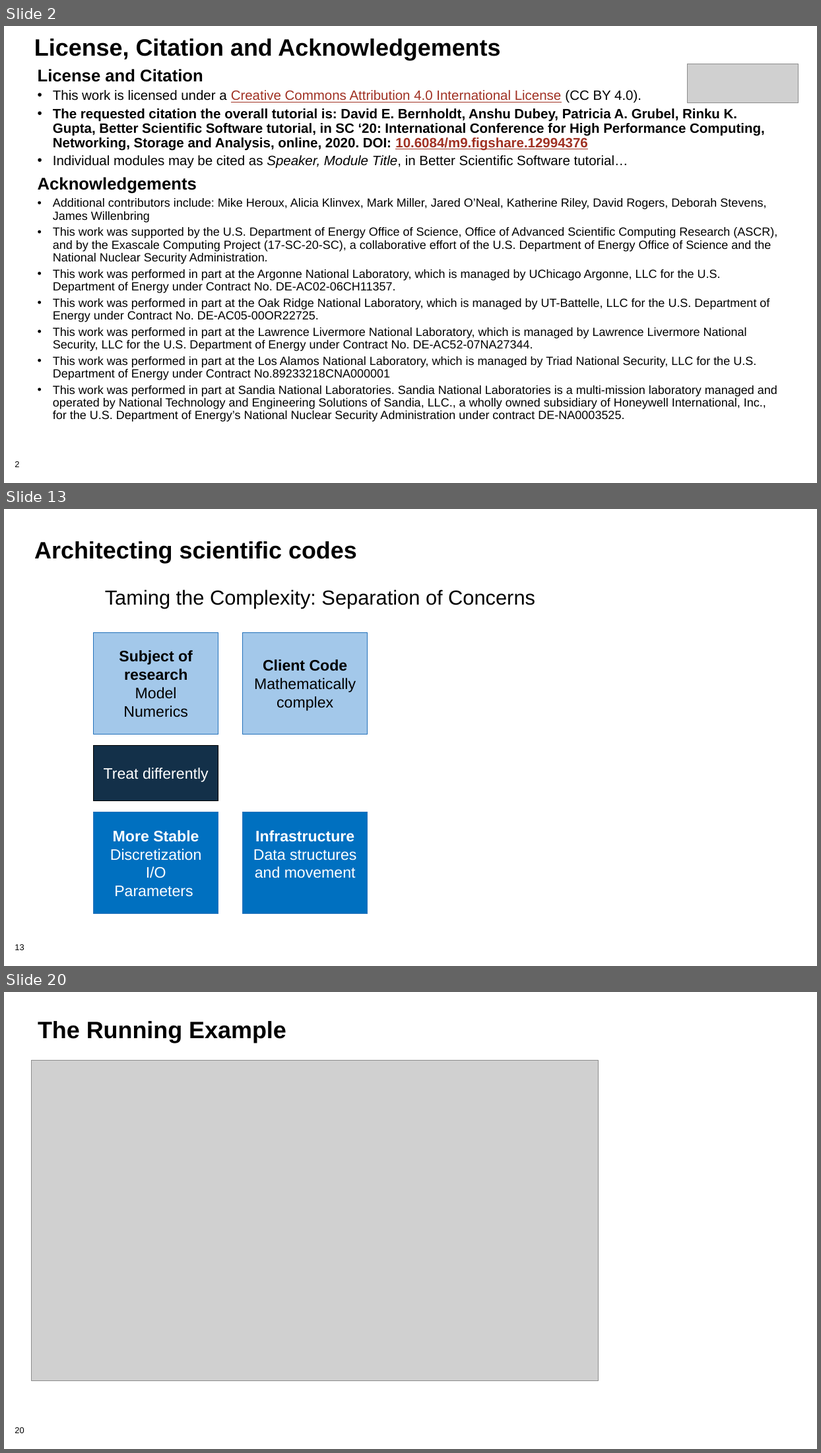
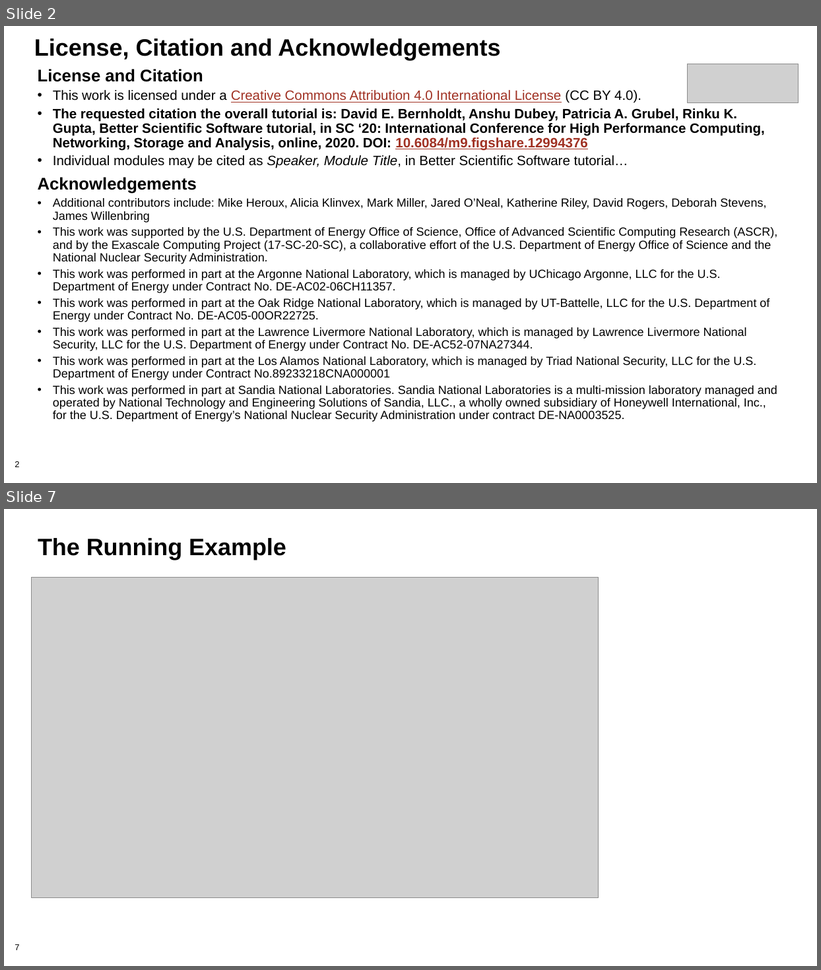
Before and after one commit to bssw-tutorial/presentations, a slide deck: final-presentations/2021-03-25-iss/05-design.pptx. Shown one above the other, each under a label of ours: slides 2, 13 and 20 before the commit, slides 2 and 7 after it; the slides between them are not shown. The pictures are 821x1453 and 821x970 pixels, drawn with LibreOffice and Linux fonts; fonts in the diff are those of the drawing; grey boxes stand for pictures; background and template pictures are left out. Boxes give left, top, right and bottom in pixels: in the first picture for what was removed or moved away, otherwise in the second. Text is boxed around its words. In the diff, an @@ line names an element or a change of style, - is before the commit and + after.

```diff
--- a/final-presentations/2021-03-25-iss/05-design.pptx
+++ b/final-presentations/2021-03-25-iss/05-design.pptx
@@ slide 13 removed at [4,509,817,966], background #FFFFFF; not listed: 1 template element that a slide beside it also shows @@
@@ title removed at [34,541,357,563] @@
-Architecting scientific codes
@@ text removed at [105,590,535,608] @@
-Taming the Complexity: Separation of Concerns
@@ rectangle removed at [94,632,218,734] @@
-Subject of research
-Model
-Numerics
@@ rectangle removed at [242,632,368,734] @@
-Client Code
-Mathematically complex
@@ rectangle removed at [94,746,218,802] @@
-Treat differently
@@ rectangle removed at [94,812,218,914] @@
-More Stable
-Discretization
-I/O
-Parameters
@@ rectangle removed at [242,812,368,914] @@
-Infrastructure
-Data structures and movement
@@ what was slide 20 is now slide 7 @@
@@ page number at [15,945,19,951]: text changed @@
-20
+7
```
Also in this commit, not shown: 3 slides changed, 7 slides added, 15 other slides removed.
